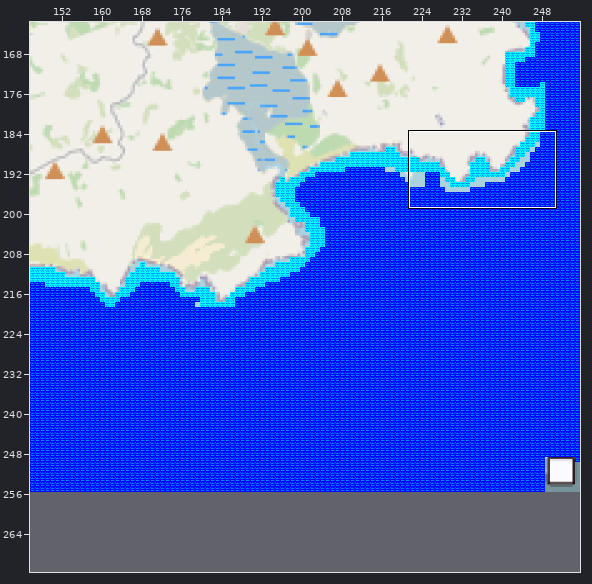
An edit to a level. Tiled map, tiled/cosc345-game.tmx. Above, an overview of the earlier version with the close-up marked.
Close-up. Before the edit:
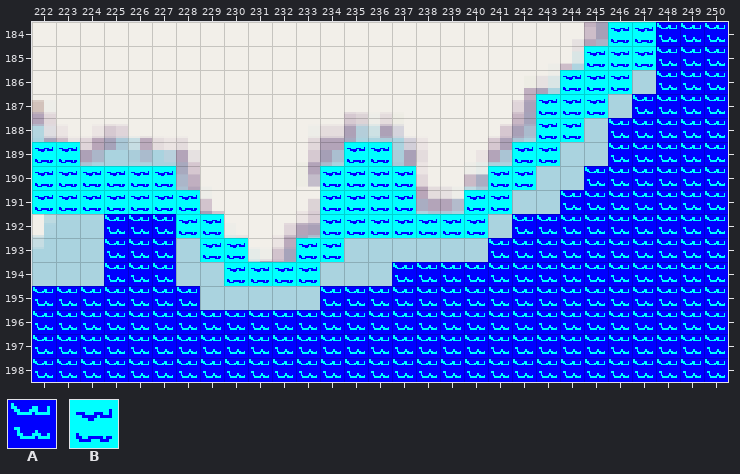
Cells are 16x16 px. Shown: x 222..250, y 184..198. The commit also changed other parts of the map, which this record leaves out. Tiles whose own drawing changed are shown in their newer look in all pictures. Not drawn, because the pictures are missing: unchanged layer "Room Grid Lines".
Key: from "Tileset-Tile-COSC345": A 272, B 273.
_ is an empty cell.
Layer "Tiles" before, first column x 222:
184 ________________________BBAAA
185 _______________________BBBAAA
186 ______________________BBB_AAA
187 _____________________BBB_AAAA
188 _____________________BB_AAAAA
189 BB___________BB_____BB__AAAAA
190 BBBBBB______BBBB___BB__AAAAAA
191 BBBBBBB_____BBBB__BB__AAAAAAA
192 ___AAABB____BBBBBBB_AAAAAAAAA
193 ___AAA_BB__BB______AAAAAAAAAA
194 ___AAA__BBBB___AAAAAAAAAAAAAA
195 AAAAAAA_____AAAAAAAAAAAAAAAAA
196 AAAAAAAAAAAAAAAAAAAAAAAAAAAAA
197 AAAAAAAAAAAAAAAAAAAAAAAAAAAAA
198 AAAAAAAAAAAAAAAAAAAAAAAAAAAAA
And afterwards:
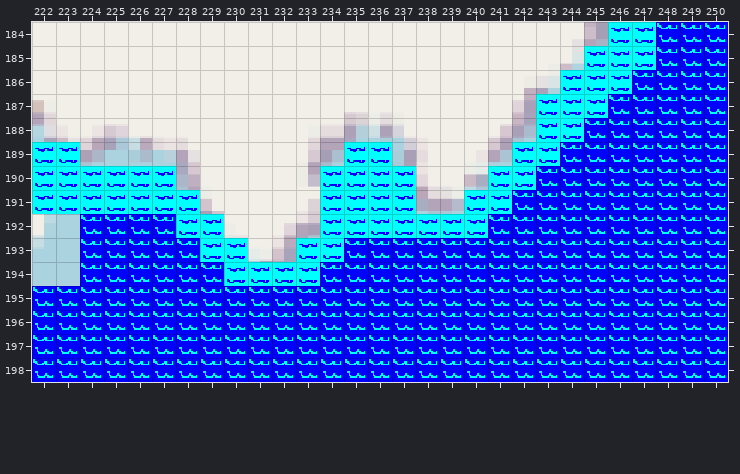
Diff:
Changed rows in their new state; . is an unchanged cell.
Layer "Tiles":
first column x 224:
186 .......................A
187 ......................A.
188 .....................A..
189 ....................AA..
190 ...................AA...
191 ..................AA....
192 A................A......
193 A...A......AAAAAA.......
194 A...AA....AAA...........
195 .....AAAAA..............
Pixel boxes of the changes (left, top, right, bottom) in both close-ups:
added: (176, 70, 656, 310)
added: (80, 214, 104, 286)
